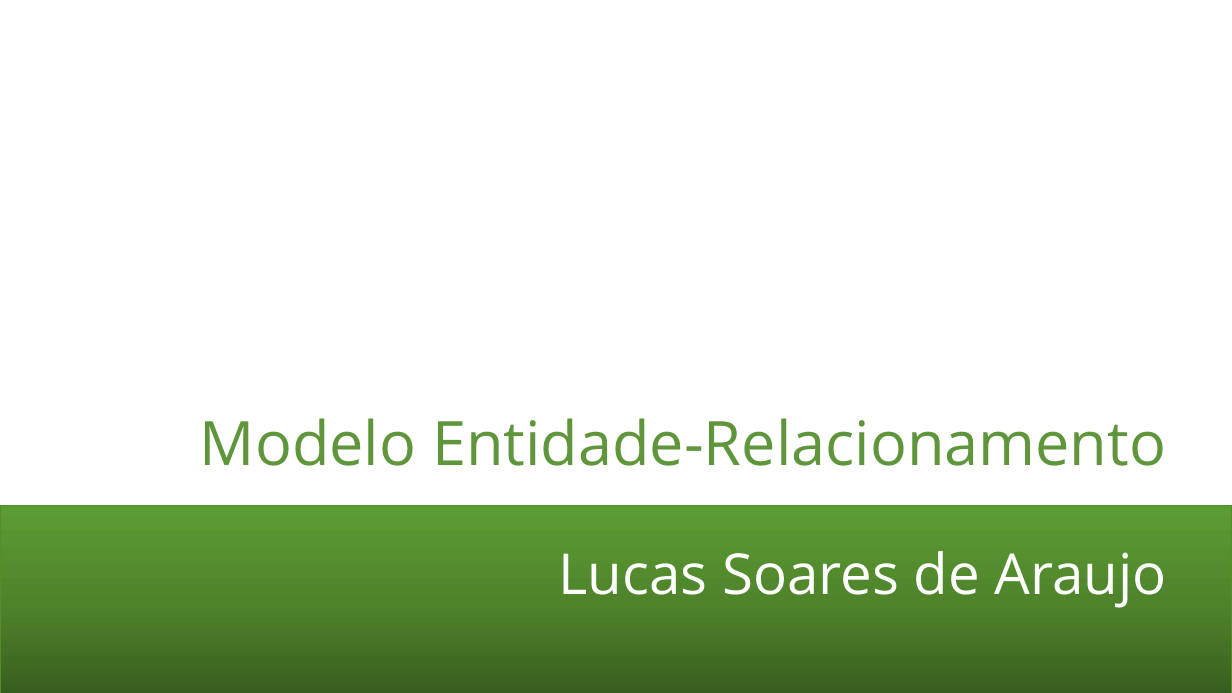
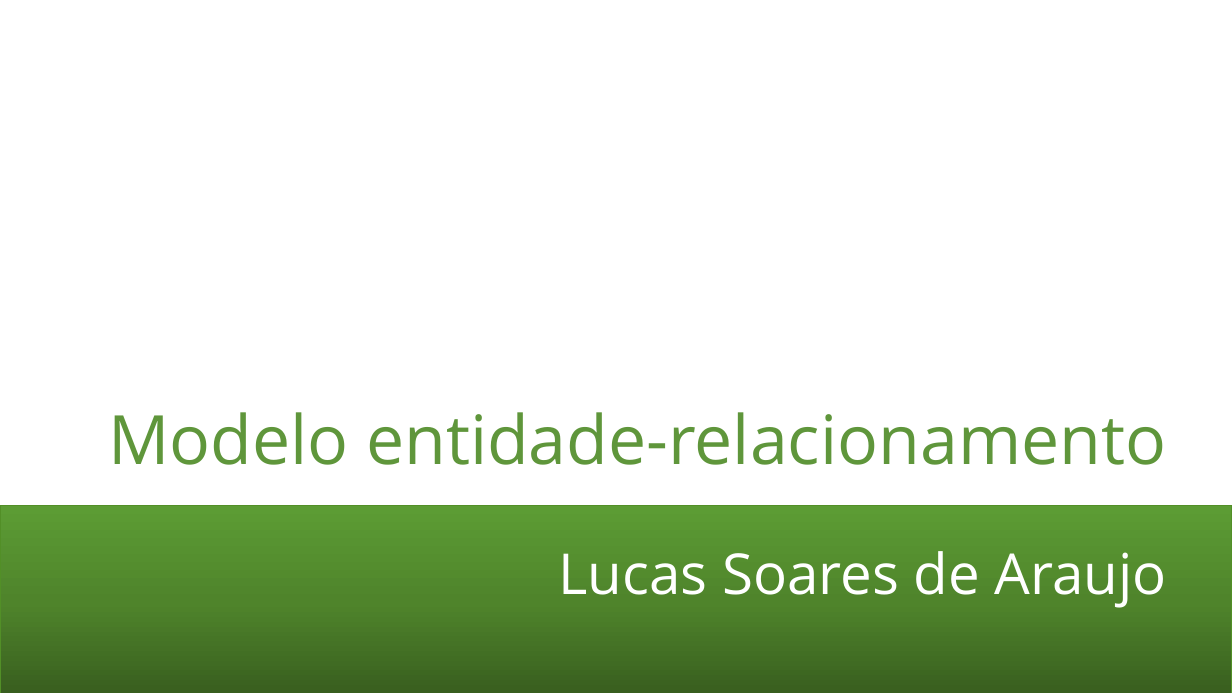
Before and after one commit to lucassoaresaraujo/aulas, a slide deck: slide 1 of Banco de Dados/Banco de Dados.pptx. Drawn at 1232x693 pixels with LibreOffice and Linux fonts; fonts in the diff are those of the drawing; background and template pictures are left out. Boxes give left, top, right and bottom in pixels: in the first picture for what was removed or moved away, otherwise in the second. Text is boxed around its words. In the diff, an @@ line names an element or a change of style, - is before the commit and + after.

```diff
--- a/Banco de Dados/Banco de Dados.pptx
+++ b/Banco de Dados/Banco de Dados.pptx
@@ title at bbox=[108, 412, 1166, 465]: text changed; size 47.7 to 53 pt @@
-Modelo Entidade-Relacionamento
+Modelo entidade-relacionamento
```
Also in this commit, not shown: 1 other slide changed, 15 slides added, 1 slide removed, 8 other files.
